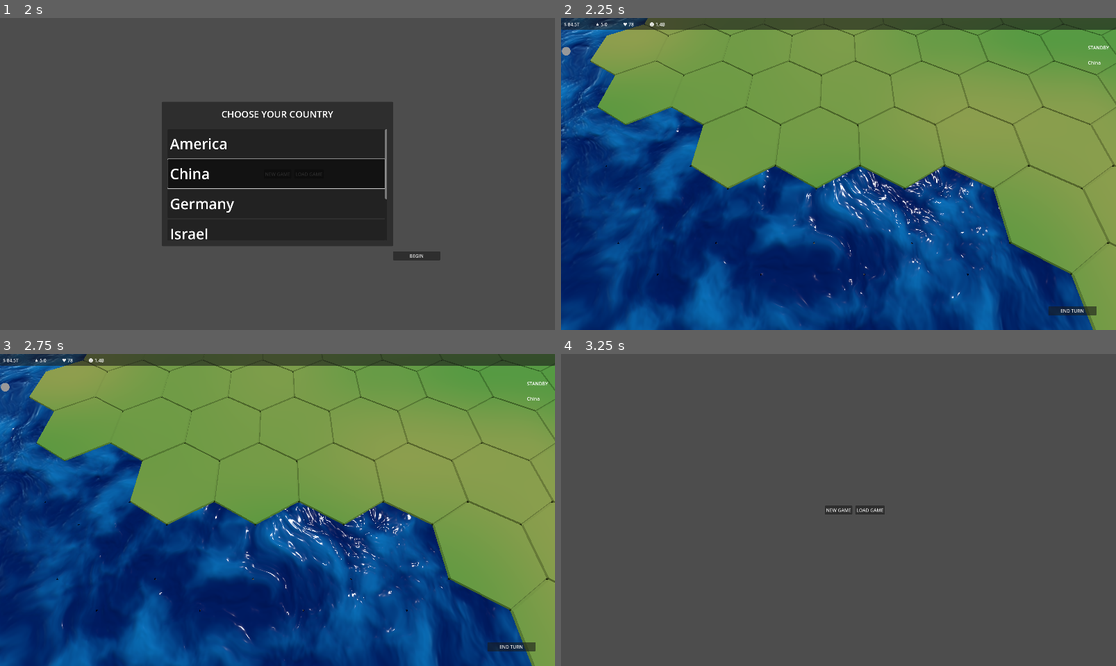
Above: before the commit, frames 1-4 (two rows, left to right).
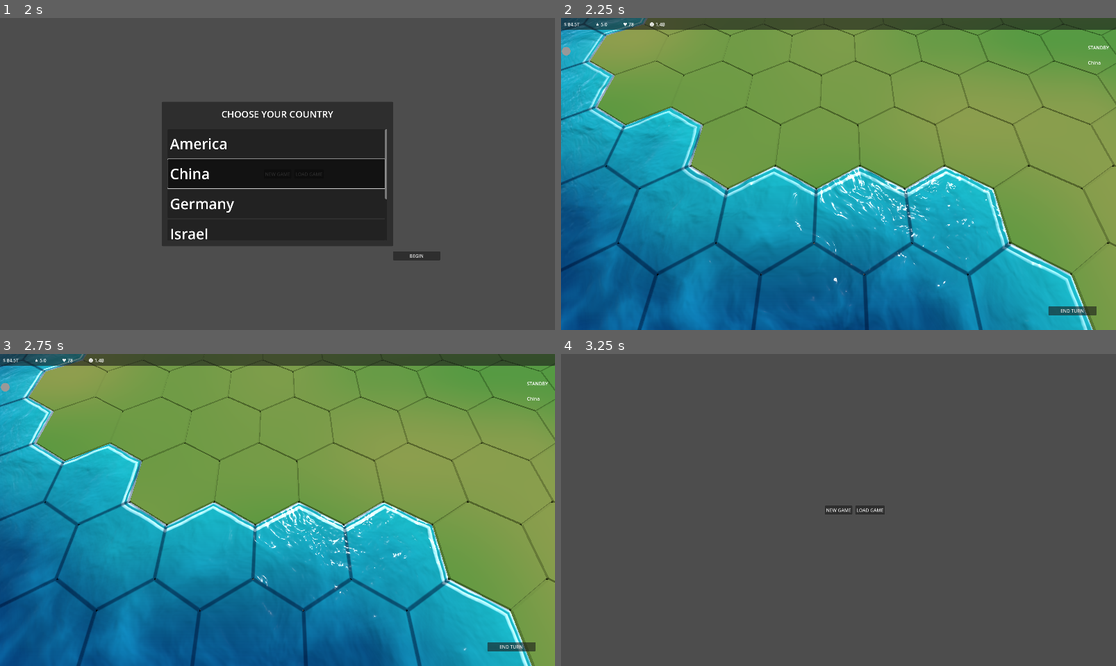
Above: after the commit, the same moments.

Repository: Bigfeta1/Political-Sim
Game: Godot game, scene res://Scenes/main_scene.tscn
Two runs of this game, one before a commit and one after it. Both use one fixed random seed, a clock stepped at 60 frames per second and the inputs below.
Inputs (mouse positions are in pixels of both pictures, inside the frame that each line leads up to):
- Up to frame 1 (2 s): click "NEW GAME" at 0.5 s; click "NEW GAME" at 1.25 s
- Up to frame 2 (2.25 s): click "BEGIN" at 2 s
- Up to frame 3 (2.75 s): no input
- Up to frame 4 (3.25 s): tap Enter at 2.75 s; move the mouse to (960, 494) at 2.77 s; hold D from 2.78 s (still down); tap Backspace at 2.85 s; click (960, 494) at 2.92 s

Frame 1 is identical in both runs. In frame 2, 46% of the frame differs, in the area x 0-96%, y 0-100%; in frame 3, 46%; in frame 4, nothing differs.

Commit message:
beautiful water

Diff:
--- a/Assets/Shaders/water_tile.gdshader
+++ b/Assets/Shaders/water_tile.gdshader
@@ -10,8 +10,97 @@
 uniform float fresnel_power = 4.0;
 uniform float fresnel_strength = 0.6;
 uniform float roughness = 0.08;
+uniform float flow_speed = 0.12;
+uniform float flow_cycle = 4.0;
+
+uniform sampler2D map_data : filter_linear, repeat_disable;
+uniform vec2 map_origin;
+uniform vec2 map_centre;
+uniform float max_coast_distance = 8.0;
+
+uniform vec3 coast_colour : source_color = vec3(0.12, 0.62, 0.66);
+uniform float shallow_hexes = 3.0;
+
+uniform vec3 foam_colour : source_color = vec3(0.92, 0.97, 1.0);
+uniform float foam_width = 0.22;
+uniform float foam_line_width = 0.05;
+uniform float foam_stripe_frequency = 35.0;
+uniform float foam_stripe_speed = 1.5;
+uniform float foam_breakup = 0.6;
+
+uniform bool show_hex_outline = true;
+uniform vec3 outline_colour : source_color = vec3(0.02, 0.08, 0.18);
+uniform float outline_width = 0.03;
+uniform float outline_opacity = 0.5;
+
+const float SQRT_3 = 1.7320508;
+const vec2 HEX_DIRECTIONS[6] = vec2[](
+	vec2(1.0, 0.0),
+	vec2(1.0, -1.0),
+	vec2(0.0, -1.0),
+	vec2(-1.0, 0.0),
+	vec2(-1.0, 1.0),
+	vec2(0.0, 1.0)
+);
 
 varying vec3 world_position;
+
+vec2 to_axial(vec2 map_position) {
+	float r = map_position.y / 1.5;
+	float q = map_position.x / SQRT_3 - r * 0.5;
+	return vec2(q, r);
+}
+
+vec2 round_axial(vec2 axial) {
+	vec3 cube = vec3(axial.x, axial.y, -axial.x - axial.y);
+	vec3 rounded = round(cube);
+	vec3 difference = abs(rounded - cube);
+
+	if (difference.x > difference.y && difference.x > difference.z) {
+		rounded.x = -rounded.y - rounded.z;
+	} else if (difference.y > difference.z) {
+		rounded.y = -rounded.x - rounded.z;
+	}
+	return rounded.xy;
+}
+
+vec2 to_map_position(vec2 axial) {
+	return vec2(SQRT_3 * (axial.x + axial.y * 0.5), 1.5 * axial.y);
+}
+
+vec4 sample_map_data(vec2 axial) {
+	vec2 uv = (axial - map_origin + 0.5) / vec2(textureSize(map_data, 0));
+	return texture(map_data, uv);
+}
+
+float land_flag(vec2 axial) {
+	ivec2 pixel = ivec2(round(axial - map_origin));
+	ivec2 size = textureSize(map_data, 0);
+
+	if (any(lessThan(pixel, ivec2(0))) || any(greaterThanEqual(pixel, size))) {
+		return 0.0;
+	}
+	return texelFetch(map_data, pixel, 0).g;
+}
+
+float shore_distance(vec2 map_position) {
+	vec2 cell = round_axial(to_axial(map_position));
+	vec2 local = map_position - to_map_position(cell);
+	float nearest = 1000.0;
+
+	for (int index = 0; index < 6; index++) {
+		if (land_flag(cell + HEX_DIRECTIONS[index]) > 0.5) {
+			vec2 direction = normalize(to_map_position(HEX_DIRECTIONS[index]));
+			nearest = min(nearest, SQRT_3 * 0.5 - dot(local, direction));
+		}
+	}
+	return nearest;
+}
+
+float hex_edge_distance(vec2 map_position) {
+	vec2 local = abs(map_position - to_map_position(round_axial(to_axial(map_position))));
+	return SQRT_3 * 0.5 - max(local.x, local.x * 0.5 + local.y * SQRT_3 * 0.5);
+}
 
 float hash(vec2 point) {
 	return fract(sin(dot(point, vec2(127.1, 311.7))) * 43758.5453);
@@ -52,6 +141,18 @@
 	return first * 0.6 + second * 0.4;
 }
 
+float flowed_height(vec2 point, float time, vec2 flow) {
+	float cycle = TIME / flow_cycle;
+	float first_phase = fract(cycle);
+	float second_phase = fract(cycle + 0.5);
+	float blend = abs(first_phase - 0.5) * 2.0;
+	vec2 travel = flow * flow_speed * flow_cycle * wave_scale;
+
+	float first = wave_height(point - travel * first_phase, time);
+	float second = wave_height(point - travel * second_phase + vec2(7.3, 3.9), time);
+	return mix(first, second, blend);
+}
+
 void vertex() {
 	world_position = (MODEL_MATRIX * vec4(VERTEX, 1.0)).xyz;
 }
@@ -61,9 +162,13 @@
 	float time = TIME * wave_speed;
 	float step_size = 0.05;
 
-	float height = wave_height(point, time);
-	float height_x = wave_height(point + vec2(step_size, 0.0), time);
-	float height_z = wave_height(point + vec2(0.0, step_size), time);
+	vec2 map_position = world_position.xz + map_centre;
+	vec4 map_sample = sample_map_data(to_axial(map_position));
+	vec2 flow = map_sample.ba * 2.0 - 1.0;
+
+	float height = flowed_height(point, time, flow);
+	float height_x = flowed_height(point + vec2(step_size, 0.0), time, flow);
+	float height_z = flowed_height(point + vec2(0.0, step_size), time, flow);
 
 	vec3 world_normal = normalize(vec3(
 		(height - height_x) / step_size * wave_strength,
@@ -73,9 +178,28 @@
 	NORMAL = normalize((VIEW_MATRIX * vec4(world_normal, 0.0)).xyz);
 
 	float fresnel = pow(1.0 - clamp(dot(NORMAL, VIEW), 0.0, 1.0), fresnel_power);
-	vec3 water = mix(deep_colour, shallow_colour, smoothstep(0.3, 0.75, height));
+	float coast_distance = map_sample.r * max_coast_distance;
+	float openness = smoothstep(0.0, shallow_hexes, coast_distance);
+
+	vec3 open_water = mix(deep_colour, shallow_colour, smoothstep(0.3, 0.75, height));
+	vec3 water = mix(coast_colour, open_water, openness);
 
 	ALBEDO = mix(water, rim_colour, fresnel * fresnel_strength);
-	ROUGHNESS = roughness;
+
+	float shore = shore_distance(map_position) + (height - 0.5) * foam_breakup * foam_width;
+	float foam_line = 1.0 - smoothstep(0.0, foam_line_width, shore);
+	float stripe = smoothstep(0.6, 0.9, sin(shore * foam_stripe_frequency + TIME * foam_stripe_speed) * 0.5 + 0.5);
+	float stripe_fade = 1.0 - smoothstep(0.0, foam_width, shore);
+	float foam = max(foam_line, stripe * stripe_fade);
+	ALBEDO = mix(ALBEDO, foam_colour, foam);
+
+	if (show_hex_outline) {
+		float edge = hex_edge_distance(map_position);
+		float blur = fwidth(edge);
+		float line = 1.0 - smoothstep(outline_width - blur, outline_width + blur, edge);
+		ALBEDO = mix(ALBEDO, outline_colour, line * outline_opacity);
+	}
+
+	ROUGHNESS = mix(roughness, 0.8, foam);
 	SPECULAR = 0.7;
 }
--- a/Scripts/Map/tile_factory.gd
+++ b/Scripts/Map/tile_factory.gd
@@ -1,6 +1,8 @@
 extends Node
 
 const MapCell = preload("res://Scripts/Map/map_cell.gd")
+const WaterDataTexture = preload("res://Scripts/Map/water_data_texture.gd")
+const WATER_MATERIAL = preload("res://Assets/Shaders/water_tile_material.tres")
 
 const TERRAIN_TILES = {
 	MapCell.Terrain.LAND: "res://Scenes/Map/Tiles/land_tile.tscn",
@@ -11,9 +13,16 @@
 
 func build(cells: Dictionary, hex_tile_grid: Node3D) -> void:
 	var centre = find_centre(cells)
+	configure_water(cells, centre)
 
 	for cell in cells.values():
 		hex_tile_grid.add_child(create_tile(cell, centre))
+
+func configure_water(cells: Dictionary, centre: Vector3) -> void:
+	WATER_MATERIAL.set_shader_parameter("map_data", WaterDataTexture.build(cells))
+	WATER_MATERIAL.set_shader_parameter("map_origin", Vector2(WaterDataTexture.find_origin(cells)))
+	WATER_MATERIAL.set_shader_parameter("map_centre", Vector2(centre.x, centre.z))
+	WATER_MATERIAL.set_shader_parameter("max_coast_distance", float(WaterDataTexture.MAX_COAST_DISTANCE))
 
 func create_tile(cell, centre: Vector3) -> Node3D:
 	var tile = SceneLoader.instantiate(TERRAIN_TILES[cell.terrain])
--- /dev/null
+++ b/Scripts/Map/water_data_texture.gd
@@ -0,0 +1,84 @@
+extends RefCounted
+
+const MapCell = preload("res://Scripts/Map/map_cell.gd")
+
+const MAX_COAST_DISTANCE = 8
+const COASTAL_CURRENT_DISTANCE = 3.0
+const PREVAILING_CURRENT = Vector2(0.96, 0.28)
+
+static func build(cells: Dictionary) -> ImageTexture:
+	var origin = find_origin(cells)
+	var size = find_size(cells, origin)
+	var distances = find_coast_distances(cells)
+	var open_current = encode_current(PREVAILING_CURRENT)
+
+	var image = Image.create(size.x, size.y, false, Image.FORMAT_RGBA8)
+	image.fill(Color(1.0, 0.0, open_current.x, open_current.y))
+
+	for coordinate in cells:
+		var pixel = coordinate - origin
+		var distance = coast_distance(distances, coordinate)
+		var land = 1.0 if cells[coordinate].terrain == MapCell.Terrain.LAND else 0.0
+		var current = encode_current(find_current(cells, distances, coordinate))
+		image.set_pixel(pixel.x, pixel.y, Color(distance / float(MAX_COAST_DISTANCE), land, current.x, current.y))
+
+	return ImageTexture.create_from_image(image)
+
+static func coast_distance(distances: Dictionary, coordinate: Vector2i) -> int:
+	return min(distances.get(coordinate, MAX_COAST_DISTANCE), MAX_COAST_DISTANCE)
+
+static func find_current(cells: Dictionary, distances: Dictionary, coordinate: Vector2i) -> Vector2:
+	var distance = coast_distance(distances, coordinate)
+	var slope = Vector2.ZERO
+
+	for neighbour in cells[coordinate].neighbours:
+		var offset = neighbour - coordinate
+		var direction = Vector2(sqrt(3.0) * (offset.x + offset.y / 2.0), 1.5 * offset.y).normalized()
+		slope += direction * (coast_distance(distances, neighbour) - distance)
+
+	if slope.is_zero_approx():
+		return PREVAILING_CURRENT.normalized()
+
+	var along_coast = Vector2(-slope.y, slope.x).normalized()
+	var coastal_weight = 1.0 - clamp((distance - 1) / COASTAL_CURRENT_DISTANCE, 0.0, 1.0)
+	return PREVAILING_CURRENT.normalized().lerp(along_coast, coastal_weight).normalized()
+
+static func encode_current(current: Vector2) -> Vector2:
+	return current * 0.5 + Vector2(0.5, 0.5)
+
+static func find_origin(cells: Dictionary) -> Vector2i:
+	var origin = Vector2i(2147483647, 2147483647)
+
+	for coordinate in cells:
+		origin = origin.min(coordinate)
+
+	return origin
+
+static func find_size(cells: Dictionary, origin: Vector2i) -> Vector2i:
+	var maximum = origin
+
+	for coordinate in cells:
+		maximum = maximum.max(coordinate)
+
+	return maximum - origin + Vector2i.ONE
+
+static func find_coast_distances(cells: Dictionary) -> Dictionary:
+	var distances := {}
+	var frontier := []
+
+	for coordinate in cells:
+		if cells[coordinate].terrain == MapCell.Terrain.LAND:
+			distances[coordinate] = 0
+			frontier.append(coordinate)
+
+	var index = 0
+	while index < frontier.size():
+		var coordinate = frontier[index]
+		index += 1
+
+		for neighbour in cells[coordinate].neighbours:
+			if not distances.has(neighbour):
+				distances[neighbour] = distances[coordinate] + 1
+				frontier.append(neighbour)
+
+	return distances
Not shown, added: Scripts/Map/water_data_texture.gd.uid
